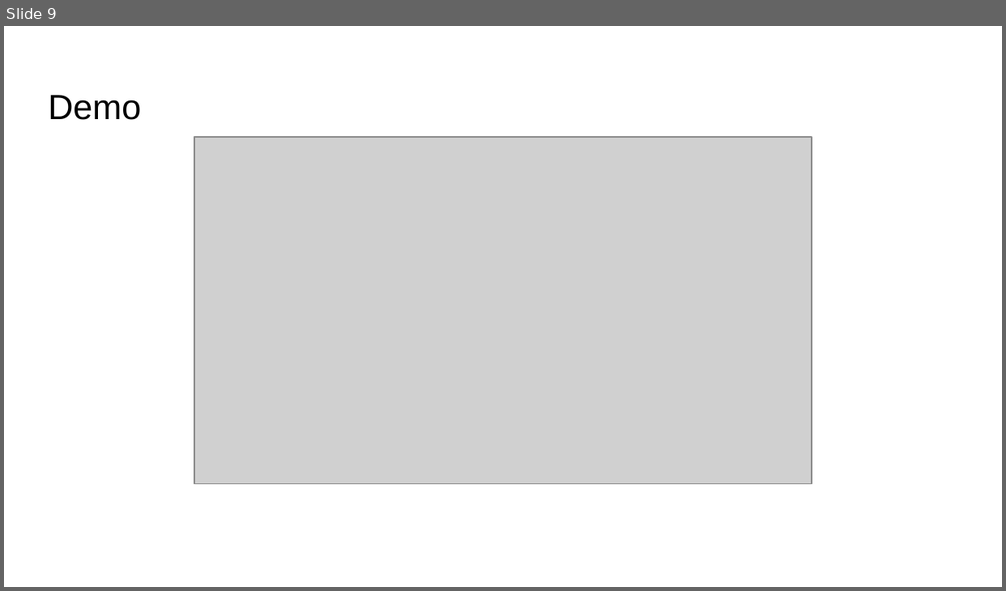
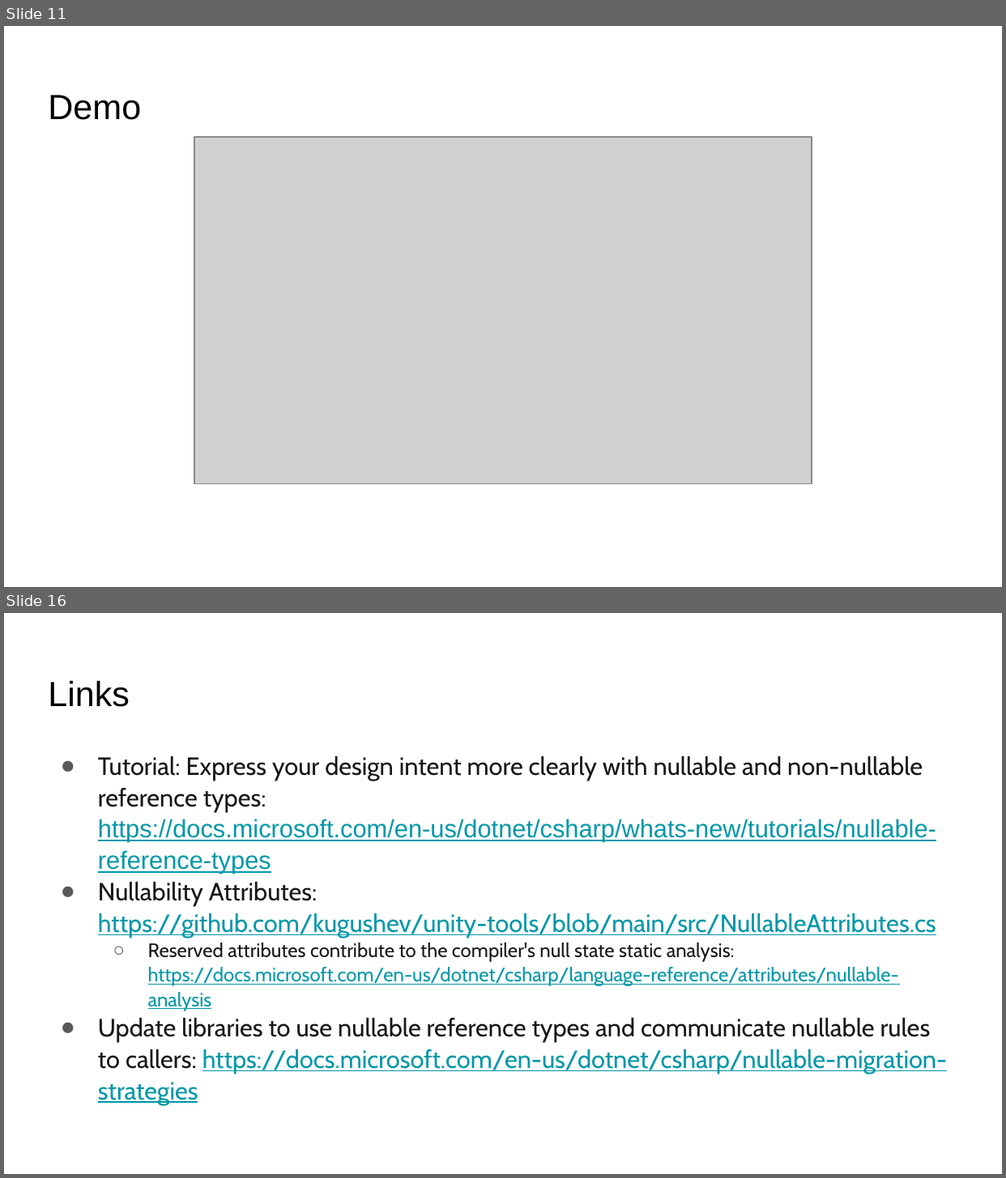
Before and after one commit to kugushev/presentations, a slide deck: 2021_NullabilityInUnity/Presentation.pptx. Shown one above the other, each under a label of ours: slide 9 before the commit, slides 11 and 16 after it; the slides between them are not shown. The pictures are 1006x591 and 1006x1178 pixels, drawn with LibreOffice and Linux fonts; fonts in the diff are those of the drawing; grey boxes stand for pictures; background and template pictures are left out. Boxes give left, top, right and bottom in pixels: in the first picture for what was removed or moved away, otherwise in the second. Text is boxed around its words. In the diff, an @@ line names an element or a change of style, - is before the commit and + after.

```diff
--- a/2021_NullabilityInUnity/Presentation.pptx
+++ b/2021_NullabilityInUnity/Presentation.pptx
@@ slide 16 added at box(4, 613, 1002, 1174), background picture (left out) @@
@@ title added at box(48, 680, 130, 707), 25.2 pt, text #000000 @@
+Links
@@ text added at box(98, 756, 947, 1105), 18 pt, text #0097A7, underline @@
+● Tutorial: Express your design intent more clearly with nullable and non-nullable reference types: https://docs.microsoft.com/en-us/dotnet/csharp/whats-new/tutorials/nullable-reference-types
+● Nullability Attributes: https://github.com/kugushev/unity-tools/blob/main/src/NullableAttributes.cs
+  ○ Reserved attributes contribute to the compiler's null state static analysis: https://docs.microsoft.com/en-us/dotnet/csharp/language-reference/attributes/nullable-analysis
+● Update libraries to use nullable reference types and communicate nullable rules to callers: https://docs.microsoft.com/en-us/dotnet/csharp/nullable-migration-strategies
@@ what was slide 9 is now slide 11 @@
```
Also in this commit, not shown: 8 slides changed, 5 other slides added, 3 slides removed.
